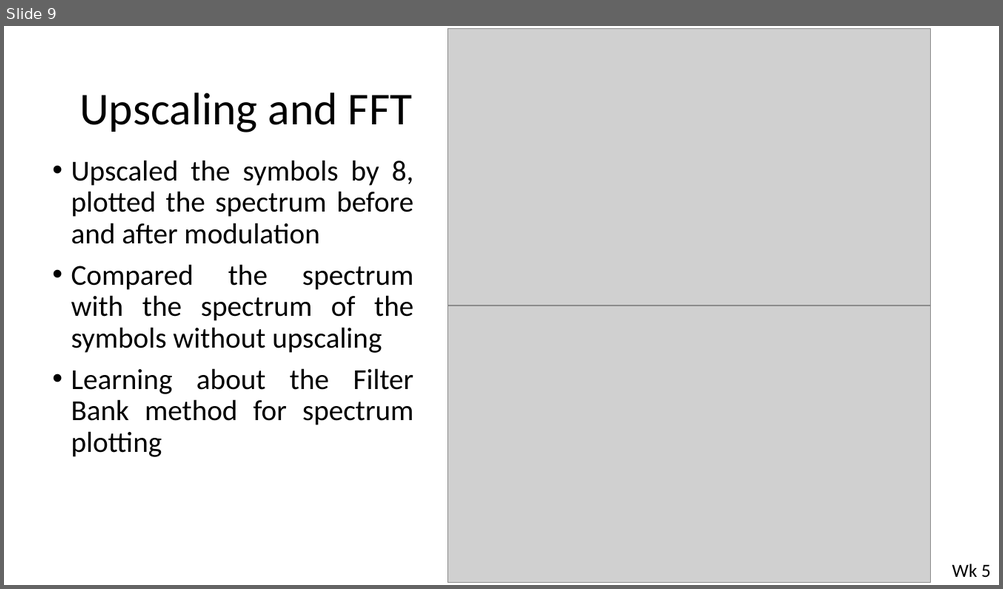
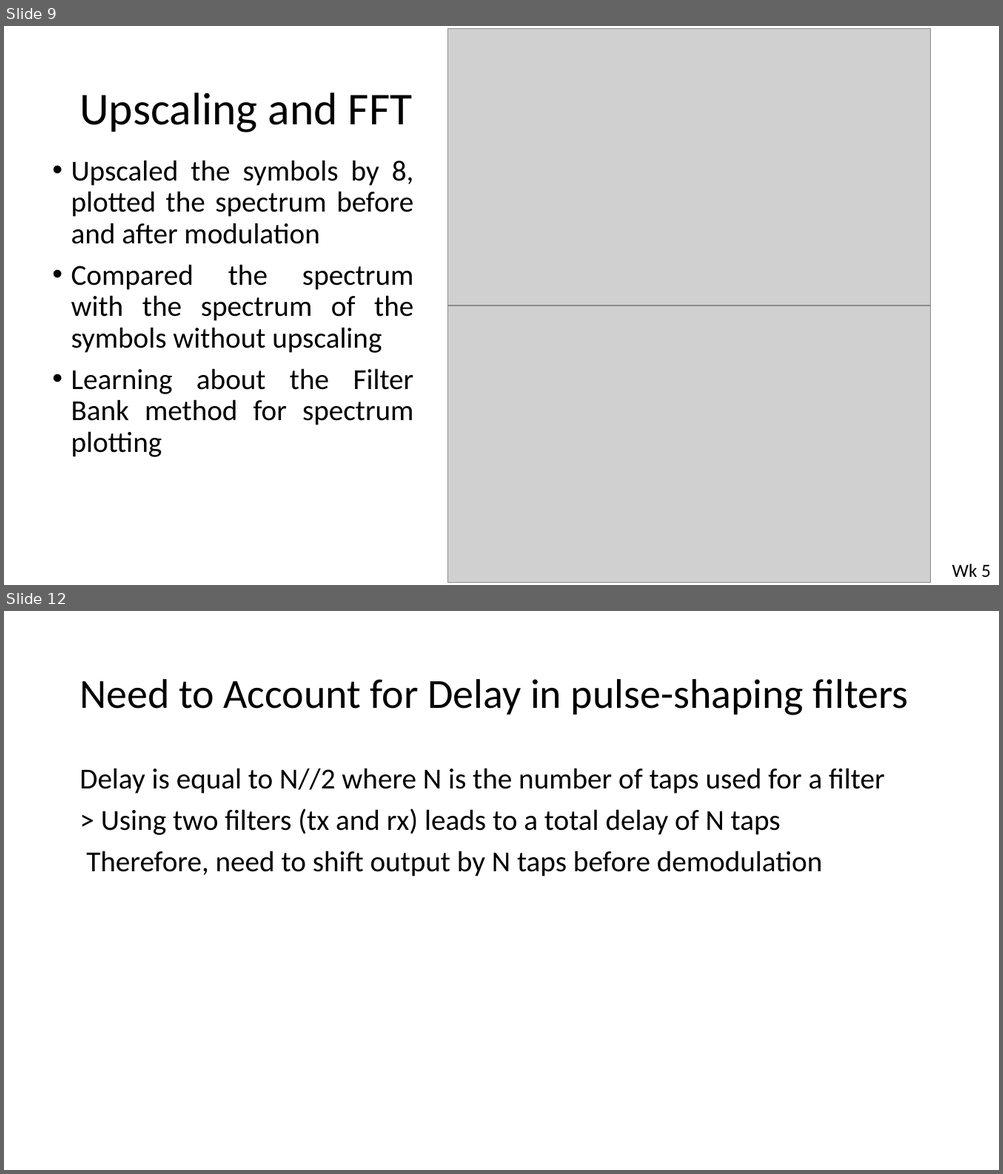
Before and after one commit to Emc54/CoherentTransceivers, a slide deck: Master's meetings presentation.pptx. Shown one above the other, each under a label of ours: slide 9 before the commit, slides 9 and 12 after it; the slides between them are not shown. The pictures are 1003x589 and 1003x1174 pixels, drawn with LibreOffice and Linux fonts; fonts in the diff are those of the drawing; grey boxes stand for pictures. Boxes give left, top, right and bottom in pixels: in the first picture for what was removed or moved away, otherwise in the second. Text is boxed around its words. In the diff, an @@ line names an element or a change of style, - is before the commit and + after.

Commit message:
Managing filter delay

```diff
--- a/Master's meetings presentation.pptx
+++ b/Master's meetings presentation.pptx
@@ slide 12 added at (4,611,999,1170), background #FFFFFF @@
@@ title added at (79,679,908,715), 40 pt, text #000000 @@
+Need to Account for Delay in pulse-shaping filters
@@ text added at (79,768,885,877), 28 pt, text #000000 @@
+Delay is equal to N//2 where N is the number of taps used for a filter
+> Using two filters (tx and rx) leads to a total delay of N taps
+Therefore, need to shift output by N taps before demodulation
```
Also in this commit, not shown: 5 other slides added, 1 slide removed, 2 other files.
